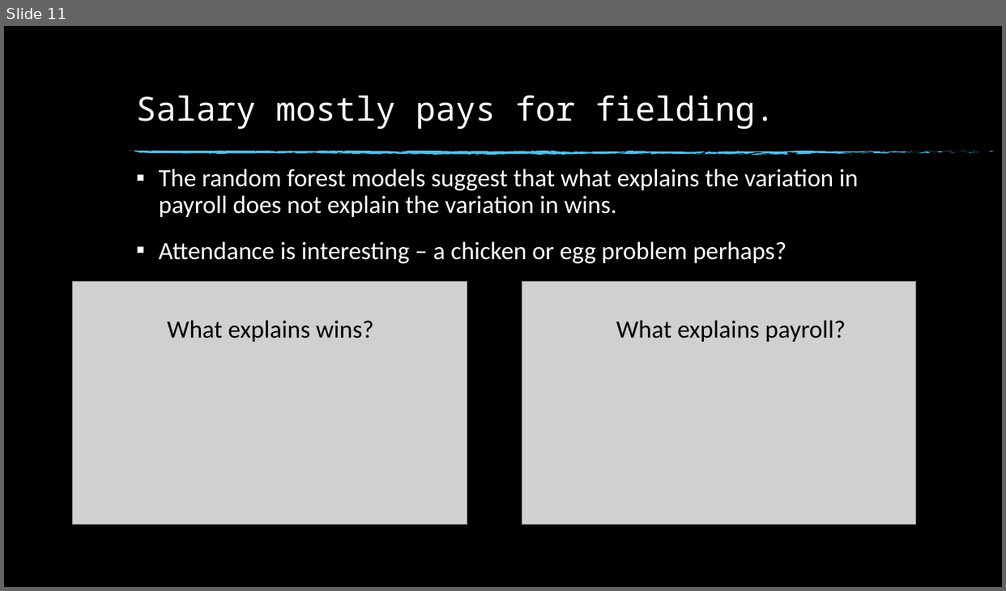
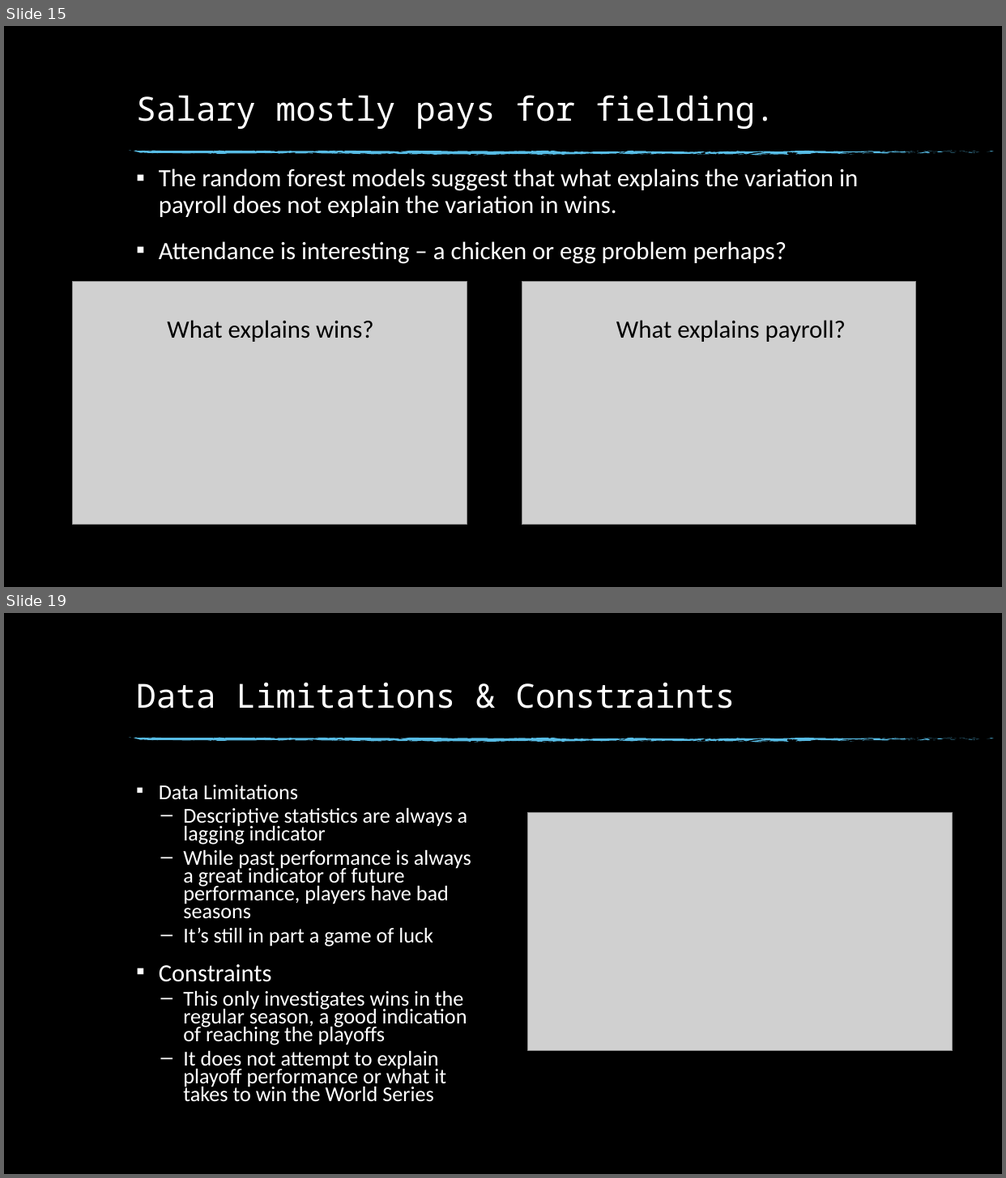
Before and after one commit to trentleslie/Springboard, a slide deck: 20.3 Data Storytelling/Data Storytelling - The Million Dollar Question.pptx. Shown one above the other, each under a label of ours: slide 11 before the commit, slides 15 and 19 after it; the slides between them are not shown. The pictures are 1006x591 and 1006x1178 pixels, drawn with LibreOffice and Linux fonts; fonts in the diff are those of the drawing; grey boxes stand for pictures; background and template pictures are left out. Boxes give left, top, right and bottom in pixels: in the first picture for what was removed or moved away, otherwise in the second. Text is boxed around its words. In the diff, an @@ line names an element or a change of style, - is before the commit and + after.

```diff
--- a/20.3 Data Storytelling/Data Storytelling - The Million Dollar Question.pptx
+++ b/20.3 Data Storytelling/Data Storytelling - The Million Dollar Question.pptx
@@ slide 19 added at bbox=[4, 613, 1002, 1174], background picture (left out); not listed: 74 template elements that a slide beside it also shows @@
@@ title added at bbox=[136, 683, 735, 709], 32 pt, text #FFFFFF @@
+Data Limitations & Constraints
@@ text added at bbox=[159, 785, 471, 1102], 20.4 pt, text #FFFFFF @@
+▪ Data Limitations
+  – Descriptive statistics are always a lagging indicator
+  – While past performance is always a great indicator of future performance, players have bad seasons
+  – It’s still in part a game of luck
+▪ Constraints
+  – This only investigates wins in the regular season, a good indication of reaching the playoffs
+  – It does not attempt to explain playoff performance or what it takes to win the World Series
@@ picture added at bbox=[528, 813, 953, 1052] @@
@@ what was slide 11 is now slide 15 @@
```
Also in this commit, not shown: 4 slides changed, 5 other slides added, 1 other file.
